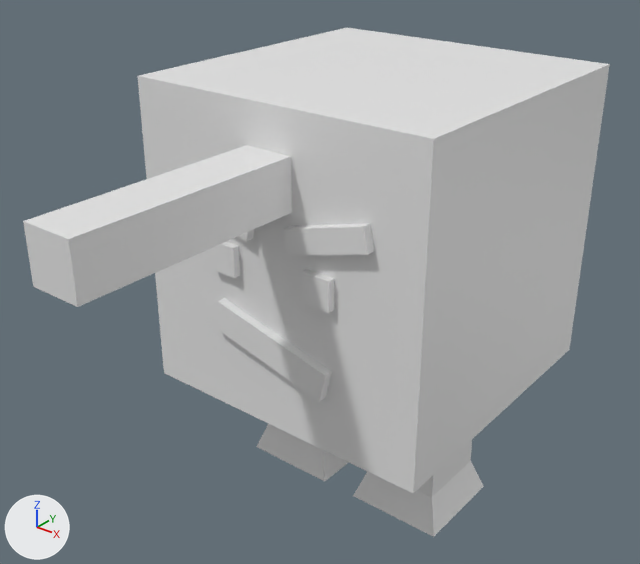
Two versions of the OBJ model assets/enemy/bigenemy.obj, one commit apart.
The view is the same before and after, from a camera (50 mm lens) standing at (3.91, -5.46, 2.74) and looking at (0.0, -0.57, -0.29). Lighting does not change. The marker at lower left points along +X, +Y and +Z. Where no turn or scale is listed for an object, it has been applied to the vertices.

Objects in the first picture: 'bigenemy'.
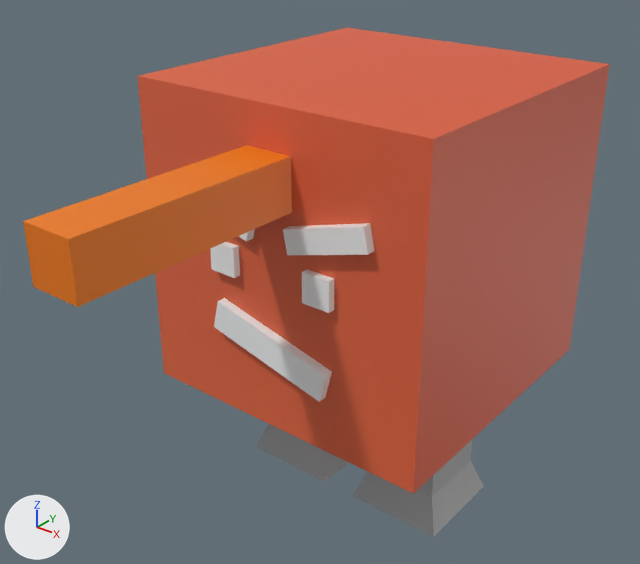
Where the change shows, as pixel boxes (x1, y1, x2, y2) in the pictures (640 x 564 px):
'bigenemy', recoloured (grey to red)
    both: (23, 28, 610, 537)

The edits, one by one:
Picture 'level.png' (img_level_png) is new.
Material 'Material' (mat_material) is new.
Its texture is img_level_png.
Its roughness is 0.526.
me_bigenemy has 80 vertices, 64 faces and spans x -1.3..1.3, y -2.93..1.46, z -2.37..1.24.
me_bigenemy now uses material mat_material (picture img_level_png).
